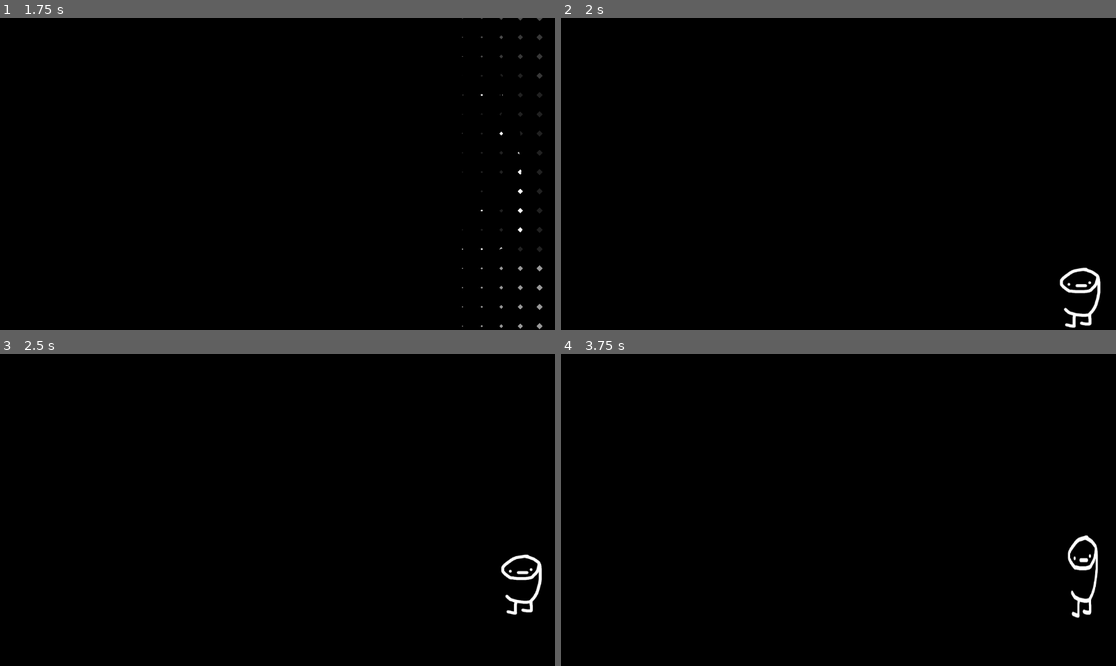
Above: before the commit, frames 1-4 (two rows, left to right).
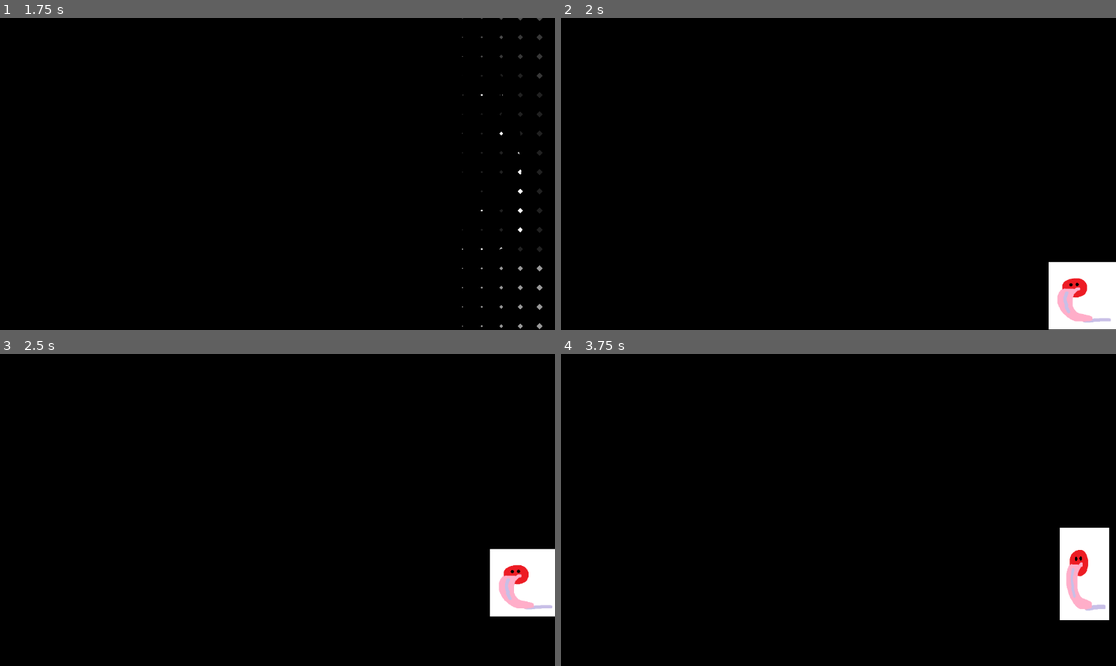
Above: after the commit, the same moments.

Repository: peroxyaceticacid/g
Game: Godot game, scene res://scenes/game.tscn
The game is run twice, just before and just after one commit, with the same random seed, the same clock (stepped at 60 frames per second) and the same inputs.
Inputs (mouse positions are in pixels of both pictures, inside the frame that each line leads up to):
- Up to frame 1 (1.75 s): click (482, 183) at 0.5 s; click (122, 49) at 1.25 s
- Up to frame 2 (2 s): no input
- Up to frame 3 (2.5 s): click "BUY" at 2 s
- Up to frame 4 (3.75 s): click "BUY" at 2.75 s; click "BUY" at 3.5 s

Frame 1 is identical in both runs. In frame 2, 2.5% of the frame differs, in the area x 87-100%, y 78-100%; in frame 3, 2.4%; in frame 4, 2.5%, in the area x 89-99%, y 55-86%.

Commit message:
added characters

Diff:
--- a/script/GLOBAL.gd
+++ b/script/GLOBAL.gd
@@ -12,6 +12,9 @@
 			"count": 0,
 		},
 		"tabby": {
+			"count": 0,
+			},
+		"golden": {
 			"count": 0,
 		},
 		"mugdude": {
@@ -28,6 +31,10 @@
 	"tabby": {
 		"base_cost": 100,
 		"gps": 1.0
+	},
+	"golden": {
+		"base_cost": 500,
+		"gps": 15.0
 	},
 	"mugdude": {
 		"base_cost": 5000,
@@ -71,6 +78,9 @@
 			"count": 0,
 		},
 		"tabby": {
+			"count": 0,
+		},
+		"golden": {
 			"count": 0,
 		},
 		"mugdude": {
Binary file added: sprites/characters/upgrades/babru.png
Not shown, added: sprites/characters/upgrades/babru.png.import
Binary file added: sprites/characters/upgrades/evil mug.png
Not shown, added: sprites/characters/upgrades/evil mug.png.import
Binary file added: sprites/characters/upgrades/gabe.png
Not shown, added: sprites/characters/upgrades/gabe.png.import
Binary file added: sprites/characters/upgrades/glibble.png
Not shown, added: sprites/characters/upgrades/glibble.png.import
Binary file added: sprites/characters/upgrades/golden.png
Not shown, added: sprites/characters/upgrades/golden.png.import
